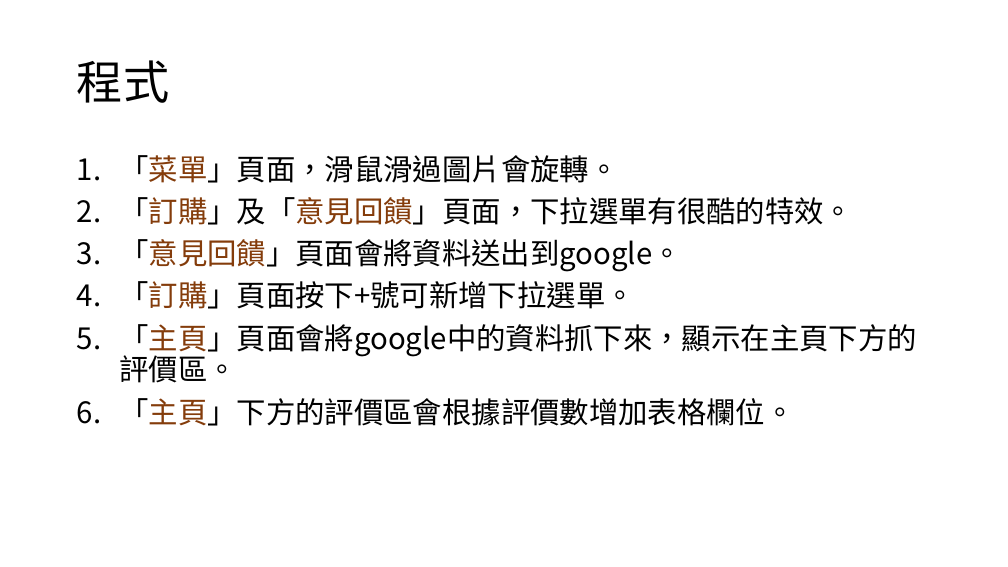
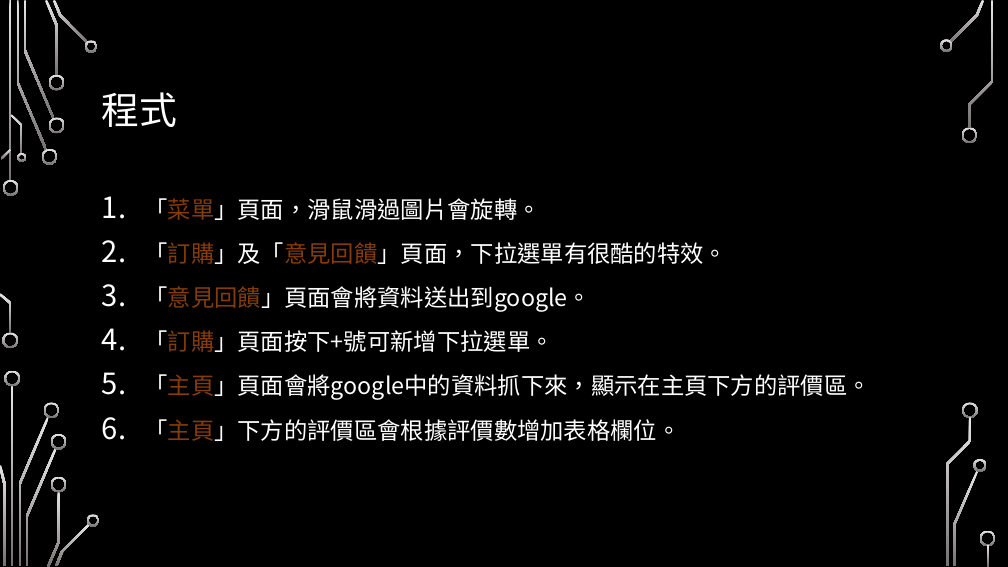
Before and after one commit to weichang0007/ntutVegetablesssssssssssssss, a slide deck: slide 8 of ppt.pptx. Drawn at 1008x567 pixels with LibreOffice and Linux fonts; fonts in the diff are those of the drawing; background and template pictures are left out. Boxes give left, top, right and bottom in pixels: in the first picture for what was removed or moved away, otherwise in the second. Text is boxed around its words. In the diff, an @@ line names an element or a change of style, - is before the commit and + after.

```diff
--- a/ppt.pptx
+++ b/ppt.pptx
@@ background #FFFFFF to picture (left out) @@
@@ title "程式": place and size @@
-title "程式" at [77,60,169,103]
+title "程式" at [102,92,178,127]
@@ title "程式" at [102,92,178,127]: size 44 to 36 pt, text colour #000000 to #FFFFFF @@
@@ text "「菜單」頁面，滑鼠滑過圖片會旋轉。": place and size @@
-text "「菜單」頁面，滑鼠滑過圖片會旋轉。" at [119,155,916,426]
+text "「菜單」頁面，滑鼠滑過圖片會旋轉。" at [144,198,870,441]
@@ text "「菜單」頁面，滑鼠滑過圖片會旋轉。" at [144,198,870,441]: size 28 to 22.2 pt; text colour #000000 to #FFFFFF in "「菜單」頁面，滑鼠滑過圖片會旋轉。", "「訂購」及「意見回饋」頁面，下拉選單有很酷的特效。", "「意見回饋」頁面會將資料送出到google。", "「訂購」頁面按下+號可新增下拉選單。" and 2 more places; line spacing 0.9 to 1.2 @@
@@ group added at [0,0,996,567]: 33 freeform shapes, 3 rectangles @@
```
Also in this commit, not shown: 9 other slides changed.
